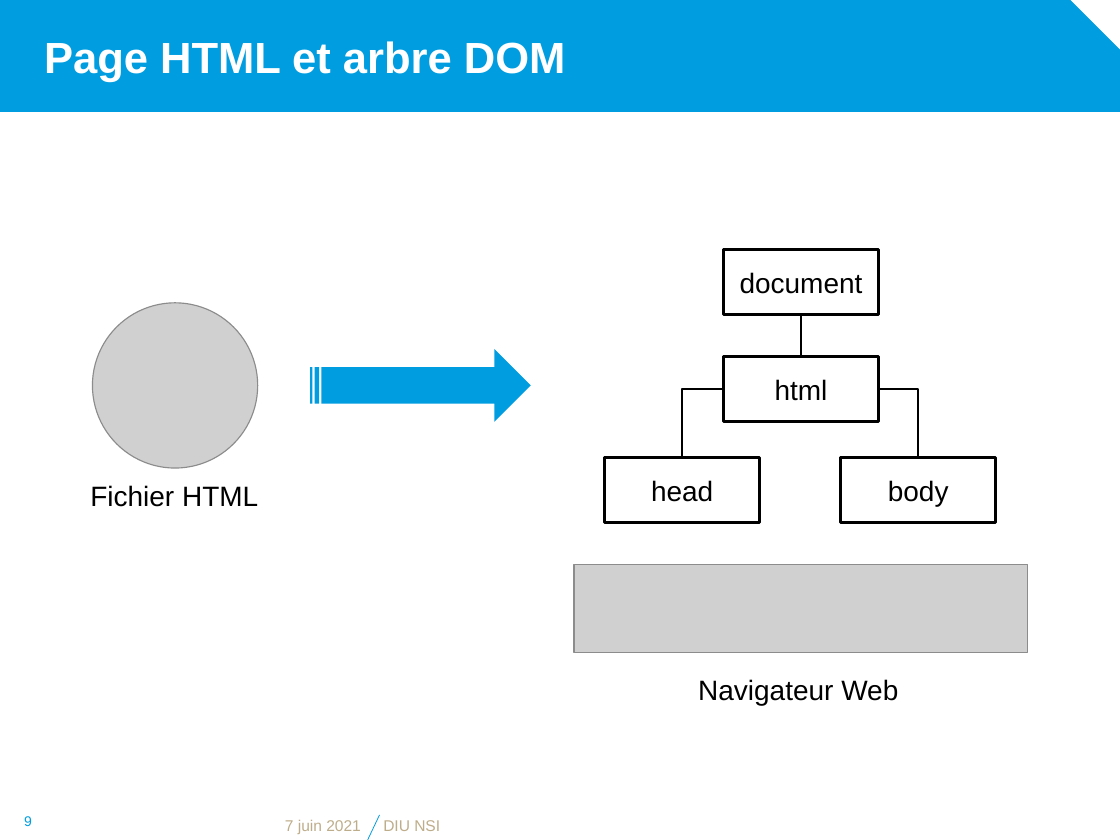
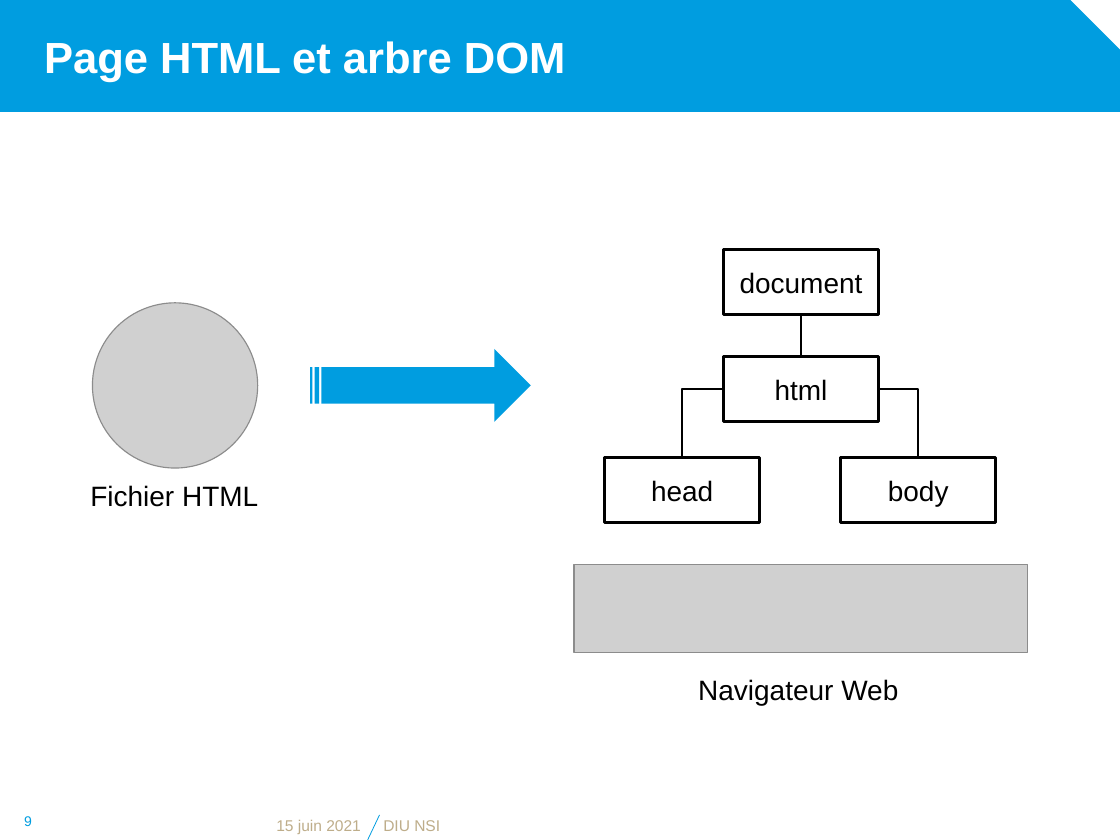
Before and after one commit to diu-uf-bordeaux/bloc1, a slide deck: slide 9 of web/2-HTML/html.pptx. Drawn at 1120x840 pixels with LibreOffice and Linux fonts; fonts in the diff are those of the drawing; grey boxes stand for pictures; background and template pictures are left out. Boxes give left, top, right and bottom in pixels: in the first picture for what was removed or moved away, otherwise in the second. Text is boxed around its words. In the diff, an @@ line names an element or a change of style, - is before the commit and + after.

```diff
--- a/web/2-HTML/html.pptx
+++ b/web/2-HTML/html.pptx
@@ text at bbox=[276, 820, 361, 834]: text changed @@
-7 juin 2021
+15 juin 2021
```
Also in this commit, not shown: 9 other slides changed, 3 other files.
